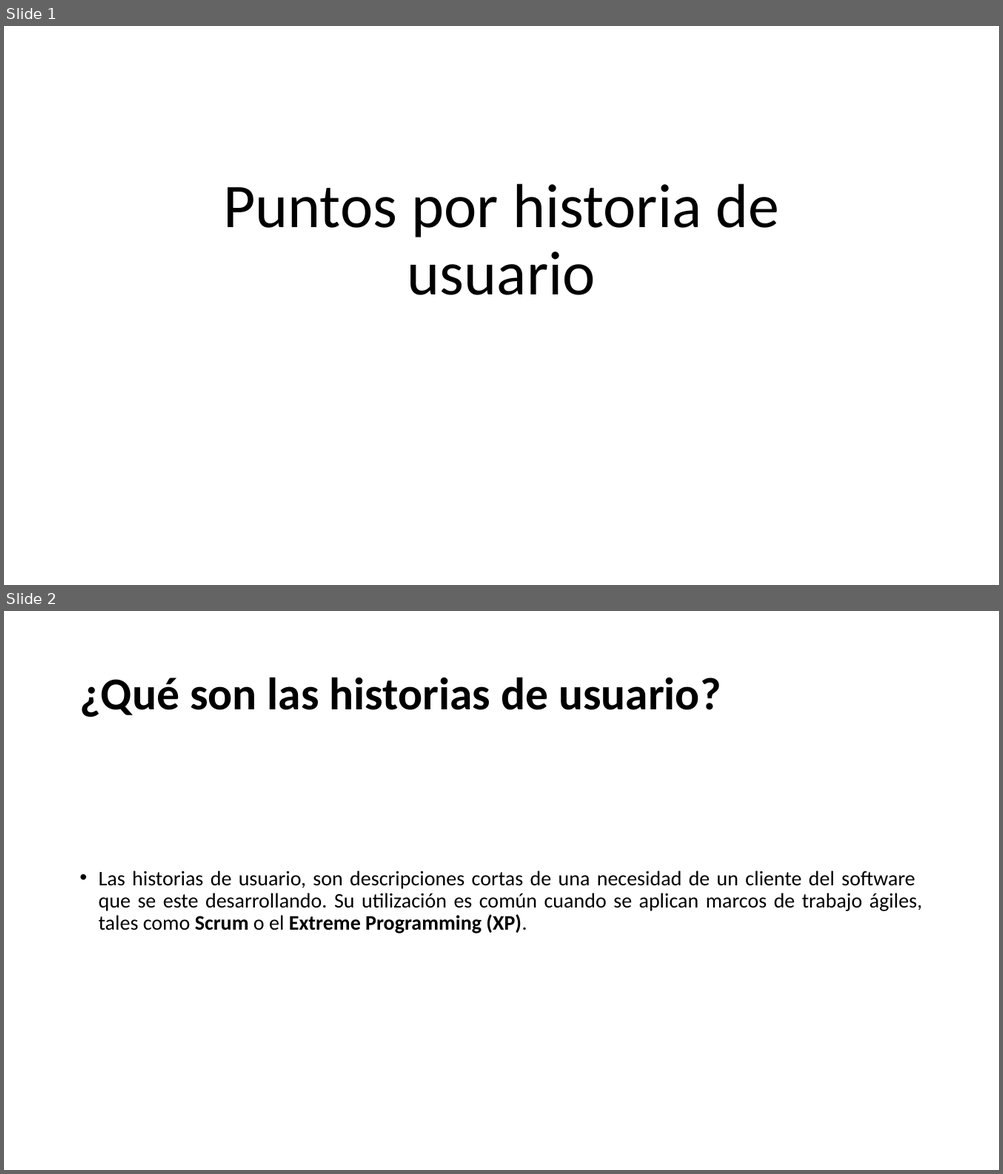
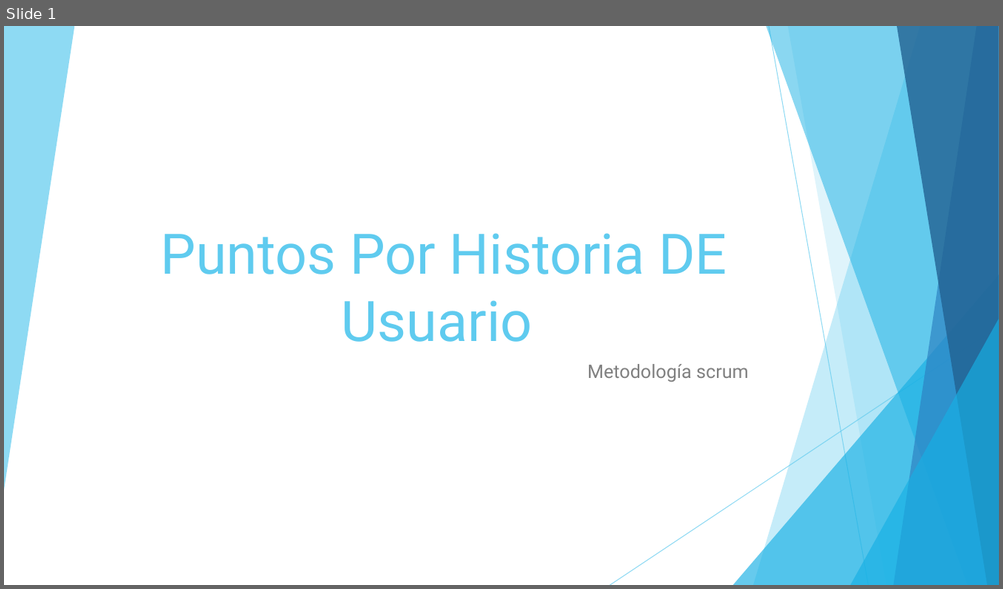
Before and after one commit to JulianAguilar/Equipo6AdminProy, a slide deck: Puntos por historia de usuario.pptx. Shown one above the other, each under a label of ours: slides 1 and 2 before the commit, slide 1 after it. The pictures are 1003x1174 and 1003x589 pixels, drawn with LibreOffice and Linux fonts; fonts in the diff are those of the drawing. Boxes give left, top, right and bottom in pixels: in the first picture for what was removed or moved away, otherwise in the second. Text is boxed around its words. In the diff, an @@ line names an element or a change of style, - is before the commit and + after.

```diff
--- a/Puntos por historia de usuario.pptx
+++ b/Puntos por historia de usuario.pptx
@@ slide 2 removed at (4,611,999,1170), background #FFFFFF @@
@@ title removed at (79,677,720,717) @@
-¿Qué son las historias de usuario?
@@ text removed at (99,871,922,934) @@
-• Las historias de usuario, son descripciones cortas de una necesidad de un cliente del software que se este desarrollando. Su utilización es común cuando se aplican marcos de trabajo ágiles, tales como Scrum o el Extreme Programming (XP).
@@ slide 1 changed as well @@
@@ title at (160,233,727,342): text changed; size 60 to 54 pt; font Calibri to Roboto; text colour #000000 to #5FCBEF @@
-Puntos por historia de usuario
+Puntos Por Historia DE Usuario
@@ group added at (4,26,999,585): 6 freeform shapes, 2 lines, 2 triangles @@
@@ subtitle added at (587,364,748,382), 18 pt, text #808080 @@
+Metodología scrum
```
Also in this commit, not shown: 3 slides added, 14 other slides removed.
